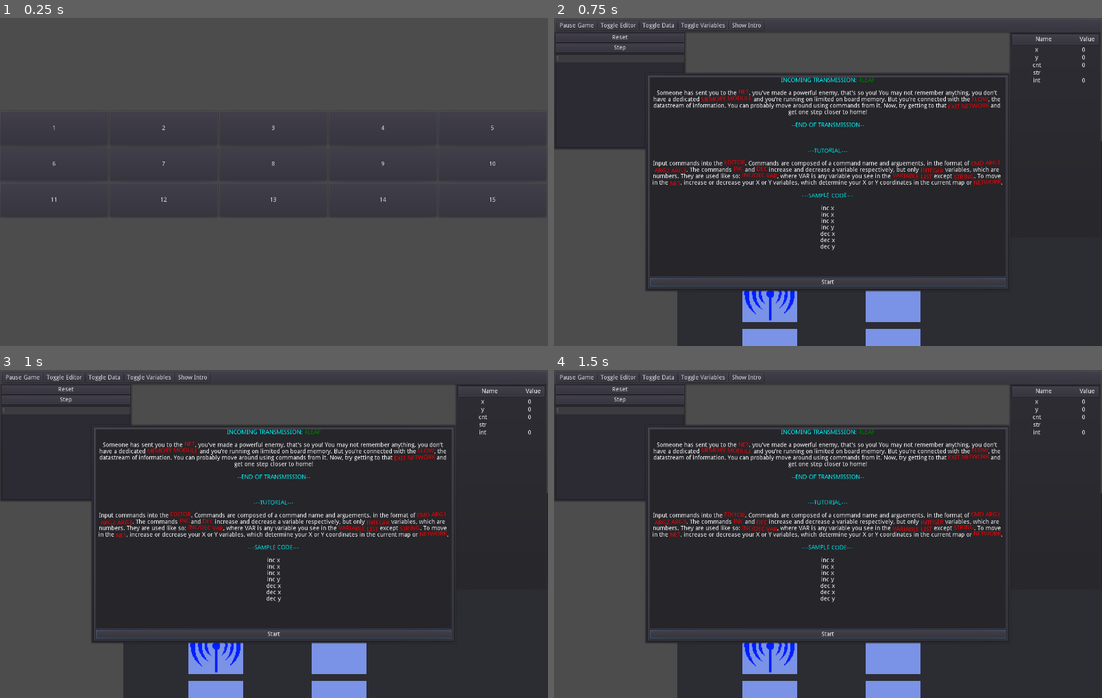
Above: before the commit, frames 1-4 (two rows, left to right).
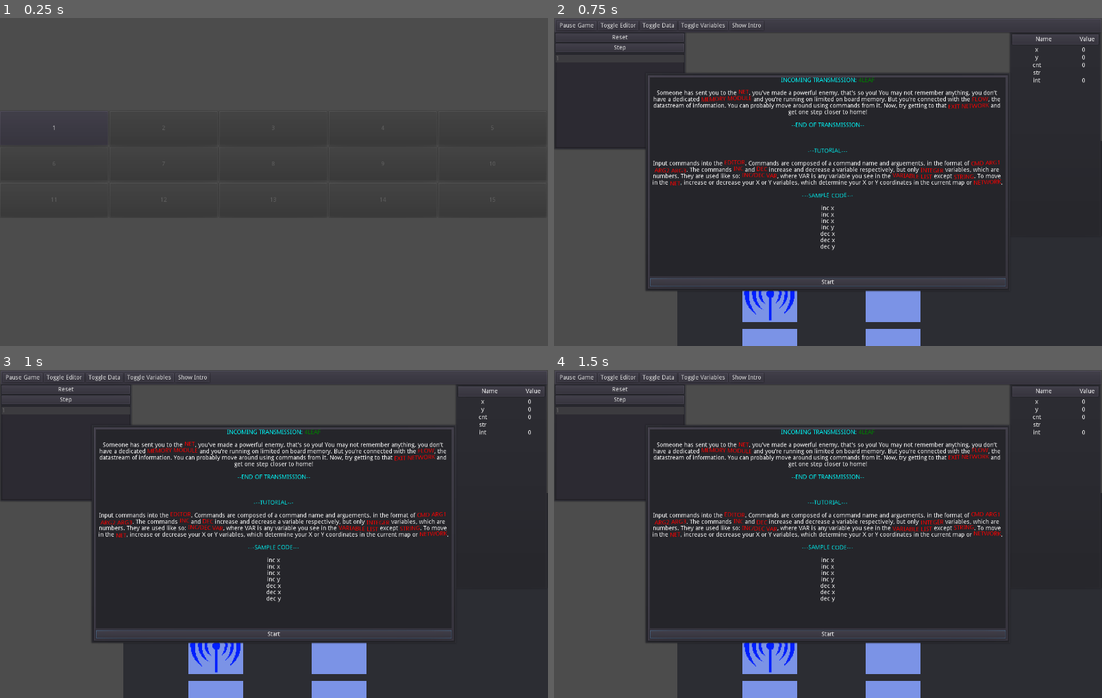
Above: after the commit, the same moments.

Repository: prezrenz/hackFlow-Refactor
Game: Godot game, scene res://ui/level_selector.tscn
Two runs of this game, one before a commit and one after it. Both use one fixed random seed, a clock stepped at 60 frames per second and the inputs below. This scene is started directly instead of the project's main scene.
Inputs (mouse positions are in pixels of both pictures, inside the frame that each line leads up to):
- Up to frame 1 (0.25 s): no input
- Up to frame 2 (0.75 s): click "1" at 0.5 s
- Up to frame 3 (1 s): no input
- Up to frame 4 (1.5 s): click (619, 452) at 1.27 s; type "Alex" at 1.35 s

The runs differ from the first frame. In frame 1, less than 0.1% of the frame differs, in the area x 9-91%, y 32-57%; in frame 2, nothing differs; in frame 3, nothing differs; in frame 4, nothing differs.

Commit message:
level unlocking implemented, level 3 missing audio nodes error fixed

Diff:
--- /dev/null
+++ b/globals.gd
@@ -0,0 +1,34 @@
+extends Node
+
+
+var levels_unlocked = {
+	"level_1": true,
+	"level_2": false,
+	"level_3": false,
+	"level_4": false,
+	"level_5": false,
+	"level_6": false,
+	"level_7": false,
+	"level_8": false,
+	"level_9": false,
+	"level_10": false,
+	"level_11": false,
+	"level_12": false,
+	"level_13": false,
+	"level_14": false,
+	"level_15": false,
+}
+
+
+# Called when the node enters the scene tree for the first time.
+func _ready():
+	pass # Replace with function body.
+
+
+# Called every frame. 'delta' is the elapsed time since the previous frame.
+#func _process(delta):
+#	pass
+
+
+#func unlock_level(level: int):
+#	levels_unlocked["level_" + str(level)]
--- a/levels/base_level.gd
+++ b/levels/base_level.gd
@@ -20,6 +20,7 @@
 
 
 func _ready():
+	Globals.levels_unlocked[self.get_name()] = true
 	# Workaround: instanced scripts don't have a ref to scene root like owner since
 	# they aren't nodes, so I store ref to scene root to a variable in virtual_machine
 	virtual_machine.owned_by = self
@@ -187,6 +188,8 @@
 
 
 func show_outro():
+	Globals.levels_unlocked["level_" + str(int(self.get_name())+1)] = true
+	print("level_" + str(int(self.get_name())))
 	play_sound("win")
 	$UI/Outro.set_text(outro)
 	calculate_score()
--- a/levels/level_3.tscn
+++ b/levels/level_3.tscn
@@ -7,7 +7,11 @@
 [ext_resource path="res://ui/variables.tscn" type="PackedScene" id=5]
 [ext_resource path="res://player/player.tscn" type="PackedScene" id=6]
 [ext_resource path="res://tiles/exit_network.tscn" type="PackedScene" id=7]
+[ext_resource path="res://sounds/win.wav" type="AudioStream" id=8]
 [ext_resource path="res://errors/error_popup.tscn" type="PackedScene" id=9]
+[ext_resource path="res://sounds/fail.wav" type="AudioStream" id=10]
+[ext_resource path="res://sounds/error.wav" type="AudioStream" id=11]
+[ext_resource path="res://sounds/select.wav" type="AudioStream" id=12]
 [ext_resource path="res://ui/pause_menu.tscn" type="PackedScene" id=13]
 [ext_resource path="res://ui/intro.tscn" type="PackedScene" id=14]
 [ext_resource path="res://ui/outro.tscn" type="PackedScene" id=15]
@@ -99,7 +103,6 @@
 margin_bottom = 242.0
 
 [node name="Intro" parent="UI" instance=ExtResource( 14 )]
-visible = false
 margin_right = 328.0
 margin_bottom = 242.0
 
@@ -167,6 +170,18 @@
 [node name="ExitNetwork" parent="." instance=ExtResource( 7 )]
 position = Vector2( 1080, 0 )
 
+[node name="Select" type="AudioStreamPlayer" parent="."]
+stream = ExtResource( 12 )
+
+[node name="Win" type="AudioStreamPlayer" parent="."]
+stream = ExtResource( 8 )
+
+[node name="Fail" type="AudioStreamPlayer" parent="."]
+stream = ExtResource( 10 )
+
+[node name="Error" type="AudioStreamPlayer" parent="."]
+stream = ExtResource( 11 )
+
 [connection signal="pressed" from="UI/ButtonsPanel/ButtonsContainer/PauseGame" to="." method="_on_PauseGame_pressed"]
 [connection signal="pressed" from="UI/ButtonsPanel/ButtonsContainer/ShowEditor" to="." method="_on_ShowEditor_pressed"]
 [connection signal="pressed" from="UI/ButtonsPanel/ButtonsContainer/ShowHideData" to="." method="_on_ShowHideData_pressed"]
--- a/project.godot
+++ b/project.godot
@@ -23,6 +23,10 @@
 config/name="Flow Hack- Refactor"
 run/main_scene="res://ui/main_menu.tscn"
 config/icon="res://icon.png"
+
+[autoload]
+
+Globals="*res://globals.gd"
 
 [display]
 
--- a/ui/level_button.gd
+++ b/ui/level_button.gd
@@ -7,7 +7,7 @@
 
 # Called when the node enters the scene tree for the first time.
 func _ready():
-	pass # Replace with function body.
+	self.set_disabled(!Globals.levels_unlocked["level_" + self.text])
 
 
 # Called every frame. 'delta' is the elapsed time since the previous frame.
Not shown: 1 places in levels/level_3.tscn that only renumber resources
